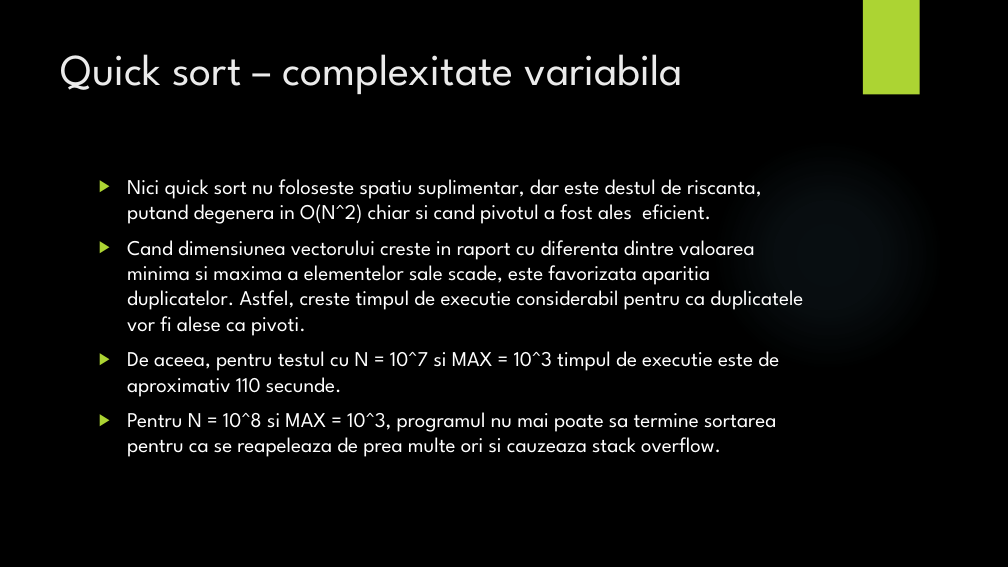
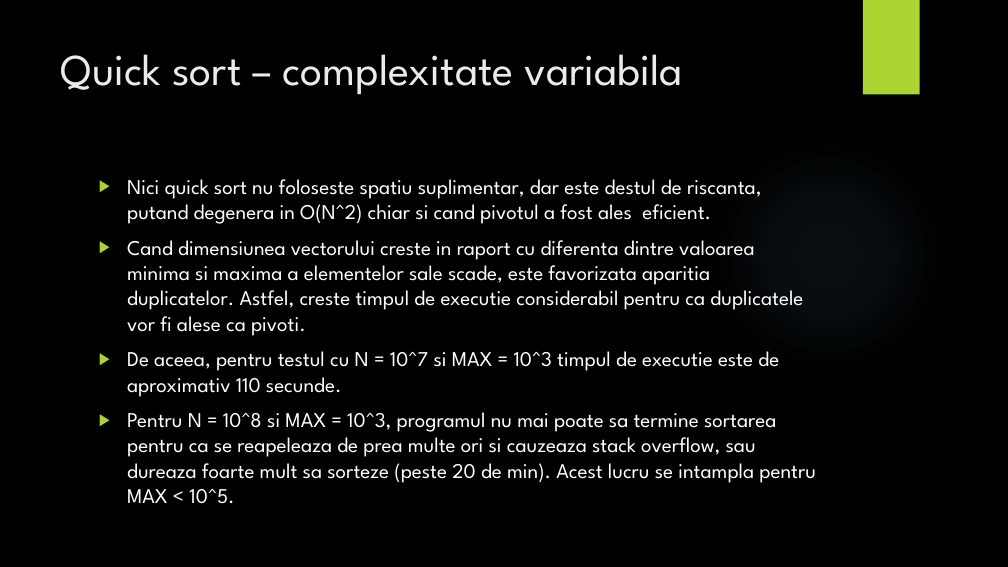
Before and after one commit to adelp13/Sorting-Algorithms, a slide deck: slide 9 of proiect1SD/Prezentare.pptx (slide 8 before the commit). Drawn at 1008x567 pixels with LibreOffice and Linux fonts; fonts in the diff are those of the drawing; background and template pictures are left out. Boxes give left, top, right and bottom in pixels: in the first picture for what was removed or moved away, otherwise in the second. Text is boxed around its words. In the diff, an @@ line names an element or a change of style, - is before the commit and + after.

```diff
--- a/proiect1SD/Prezentare.pptx
+++ b/proiect1SD/Prezentare.pptx
@@ text at <box>127,412,816,504</box>: text changed @@
-▶ Pentru N = 10^8 si MAX = 10^3, programul nu mai poate sa termine sortarea pentru ca se reapeleaza de prea multe ori si cauzeaza stack overflow.
+▶ Pentru N = 10^8 si MAX = 10^3, programul nu mai poate sa termine sortarea pentru ca se reapeleaza de prea multe ori si cauzeaza stack overflow, sau dureaza foarte mult sa sorteze (peste 20 de min). Acest lucru se intampla pentru MAX < 10^5.
```
Also in this commit, not shown: 2 other slides changed, 2 slides added, 8 other files.
